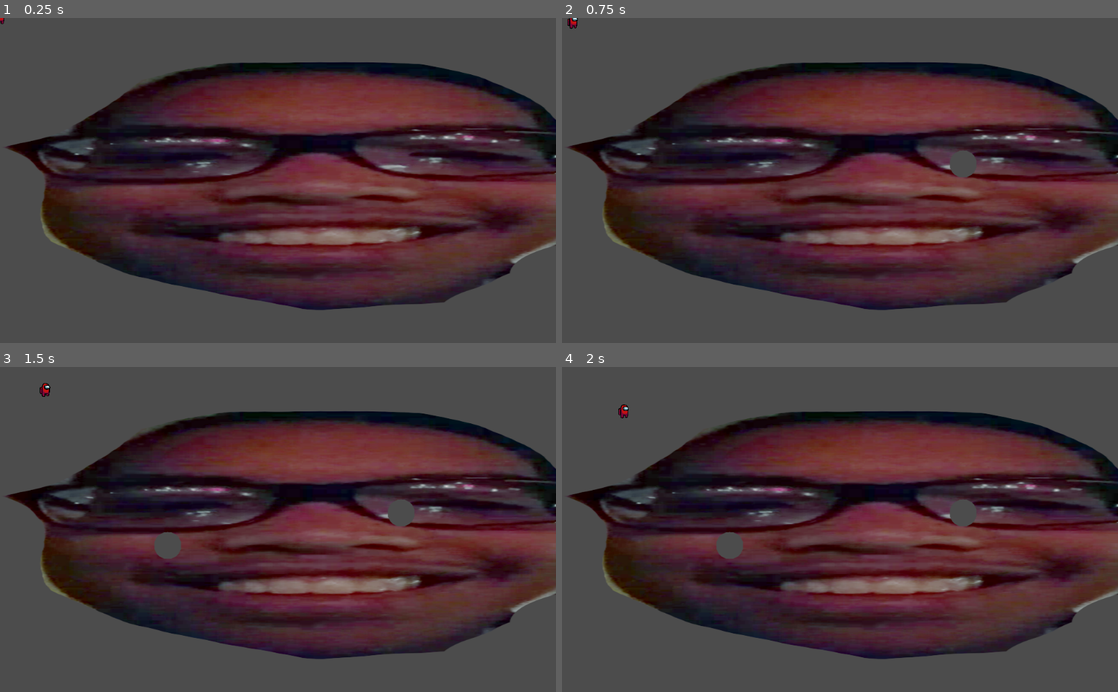
Above: before the commit, frames 1-4 (two rows, left to right).
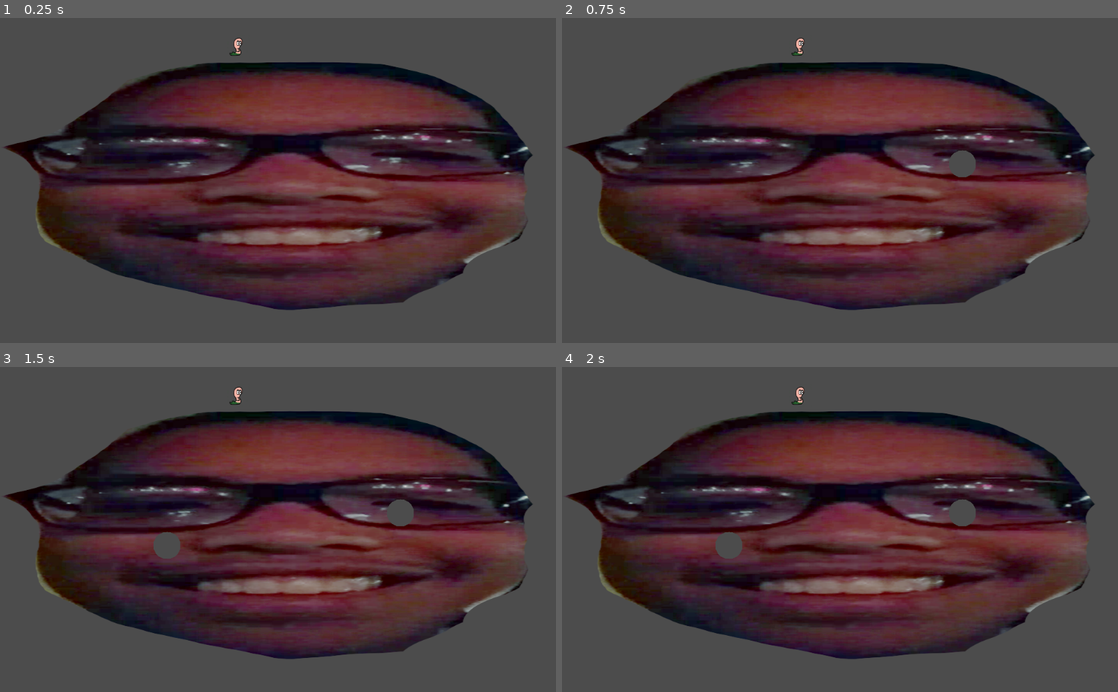
Above: after the commit, the same moments.

Repository: kevinmccall/Worms-clone
Game: Godot game, scene res://testign/Test.tscn
Same seed, same stepped clock (60 frames per second), same inputs: the game is played once before the commit and once after it.
Inputs (mouse positions are in pixels of both pictures, inside the frame that each line leads up to):
- Up to frame 1 (0.25 s): no input
- Up to frame 2 (0.75 s): tap Enter at 0.5 s; move the mouse to (962, 164) at 0.52 s; press the mouse at (962, 164) at 0.53 s; hold D (right) from 0.53 s (still down)
- Up to frame 3 (1.5 s): move the mouse to (166, 545) at 1.27 s; release D (right) at 1.28 s; release the mouse at (166, 545) at 1.28 s; hold S (down) from 1.28 s (still down); click (166, 545) at 1.35 s
- Up to frame 4 (2 s): keep holding S (down)

The runs differ from the first frame. In frame 1, 19% of the frame differs, in the area x 0-100%, y 0-90%; in frame 2, 19%; in frame 3, 19%; in frame 4, 19%.
Error after the commit: Parse Error: Expected an indented block after "if". (res://StateMachine/States/walking.gd:15)

Commit message:
working on worm state machine

Diff:
--- a/Map/Map.gd
+++ b/Map/Map.gd
@@ -16,12 +16,15 @@
 var pos_to_chunk = {}
 var mask : Image
 var mask_texture : ImageTexture
+#var chunk_thread : Thread
 
 func _ready():
 	resize_image()
 	generate_chunks()
 	init_visuals()
 	move(global_position)
+
+#	chunk_thread = Thread.new()
 
 
 	## DELET THIS
@@ -68,15 +71,14 @@
 
 	update()
 
-func update_chunks():
+func update_chunks(aaaaaaaafake_args):
 	while chunks_needing_update != []:
 		var chunk = chunks_needing_update.pop_front()
 		var rect = chunk.get_rect()
 		rect.position -= global_position
 		var bitmap_section = BitmapHelper.get_bitmap_rect(bitmap, rect)
 		chunk.recalculate_collisions(bitmap_section)
-		var image = BitmapHelper.bitmap_to_image(bitmap_section)
-		set_visuals(image, chunk.global_position)
+		set_visuals(bitmap_section, chunk.global_position)
 
 
 func get_chunk_at_point(point):
@@ -116,10 +118,11 @@
 func explode(pos : Vector2, radius : int):
 	var explosion_points = get_circle_points(pos, radius)
 	set_bitmap_points(bitmap, explosion_points, false)
-	update_chunks()
+#	chunk_thread.start(self, "update_chunks")
+	update_chunks("aaa")
 
-
-func set_visuals(image : Image, pos : Vector2):
+func set_visuals(bm : BitMap, pos : Vector2):
+	var image = BitmapHelper.bitmap_to_image(bm)
 	mask.blit_rect(image, Rect2(Vector2.ZERO, image.get_size()), pos)
 	mask_texture.set_data(mask)
 	material.set_shader_param("mask", mask_texture)
@@ -129,8 +132,14 @@
 	mask_texture = ImageTexture.new()
 	mask = Image.new()
 	mask.copy_from(map_image)
+	mask.convert(Image.FORMAT_LA8)
 	mask_texture.create_from_image(mask)
 	material.set_shader_param("mask", mask_texture)
+
+
+#func _exit_tree():
+#	chunk_thread.wait_to_finish()
+
 
 ## DELET THIS
 #func testing():
--- a/StateMachine/State.gd
+++ b/StateMachine/State.gd
@@ -1,13 +1,16 @@
 extends Node
+class_name State
 
-func _state_logic(delta):
+var character : KinematicBody2D
+
+func _state_logic(delta, input):
 	pass
 
-func _get_transition(delta):
+func _get_transition():
 	return null
 
-func _enter_state(new_state, old_state):
+func _enter_state():
 	pass
 
-func _exit_state(new_state, old_state):
+func _exit_state():
 	pass
--- a/StateMachine/StateMachine.gd
+++ b/StateMachine/StateMachine.gd
@@ -1,29 +1,36 @@
 extends Node
 class_name StateMachine
 
-var state = null setget set_state
-var states = {}
+export var starting_state : NodePath
+
+var state : State setget set_state
+var states = []
 var previous_state = null
+onready var target = get_parent()
+
+func _ready():
+	for state in get_children():
+		state.character = target
+	set_state(get_node(starting_state))
+	yield(target, "ready")
+
 
 func _physics_process(delta):
-	state._state_logic(delta)
-	var transition = state._get_transition(delta)
+
+	if state == null:
+		return
+
+	state._state_logic(delta, target.get_input())
+	var transition = state._get_transition()
 	if transition != null:
 		set_state(transition)
 
 func set_state(new_state):
-	if new_state == null:
-		print("failed switch state")
-		return -1
+	if state != null:
+		state._exit_state()
 
 	previous_state = state
 	state = new_state
 
-	if previous_state != null:
-		state._exit_state(state, previous_state)
-	state._enter_state(state, previous_state)
-
-func add_children_states():
-	for i in range(get_child_count()):
-		var current_child = get_child(i)
-		states[current_child] = i
+	if state != null:
+		state._enter_state()
--- /dev/null
+++ b/StateMachine/States/walking.gd
@@ -0,0 +1,22 @@
+extends State
+
+var velocity = Vector2.ZERO
+var speed = 50
+const gravity = -9.81
+
+func _state_logic(delta, input):
+	velocity.x = input.x * speed
+	velocity.y -= gravity
+	velocity = character.move_and_slide(velocity)
+
+	if velocity.x > 0:
+
+
+func _get_transition():
+	return null
+
+func _enter_state():
+	pass
+
+func _exit_state():
+	pass
--- a/Worm/Worm.gd
+++ b/Worm/Worm.gd
@@ -2,30 +2,19 @@
 class_name Worm
 
 var input
-var current_state = States.WALKING
 var velocity
 var health
-
-enum States {WALKING, SWINGING}
+onready var state_machine = $StateMachine
 
 func _process(delta):
 	input = get_input()
 	velocity = input * Vector2(1, 0)
-
 
 func get_input():
 	var inp = Vector2.ZERO
 	inp.x = Input.get_action_strength("right") - Input.get_action_strength("left")
 	inp.y = Input.get_action_strength("down") - Input.get_action_strength("up")
 	return inp
-
-func process_state():
-	match current_state:
-		States.WALKING:
-#			move_and_slide_with_snap(velcocity, )
-			pass
-		States.SWINGING:
-			pass
 
 func damage(dmg):
 	health -= dmg
--- a/Worm/Worm.tscn
+++ b/Worm/Worm.tscn
@@ -1,68 +1,35 @@
-[gd_scene load_steps=20 format=2]
+[gd_scene load_steps=6 format=2]
 
-[ext_resource path="res://etc/mungus sprites/Walk/walkcolor0004.png" type="Texture" id=1]
+[ext_resource path="res://Worm/wormy griffin.png" type="Texture" id=1]
 [ext_resource path="res://Worm/Worm.gd" type="Script" id=2]
-[ext_resource path="res://Worm/WormStateMachine.gd" type="Script" id=3]
-[ext_resource path="res://etc/mungus sprites/Walk/walkcolor0010.png" type="Texture" id=4]
-[ext_resource path="res://etc/mungus sprites/Walk/walkcolor0003.png" type="Texture" id=5]
-[ext_resource path="res://etc/mungus sprites/Walk/walkcolor0006.png" type="Texture" id=6]
-[ext_resource path="res://etc/mungus sprites/Walk/walkcolor0001.png" type="Texture" id=7]
-[ext_resource path="res://etc/mungus sprites/Walk/walkcolor0002.png" type="Texture" id=8]
-[ext_resource path="res://etc/mungus sprites/Walk/walkcolor0008.png" type="Texture" id=9]
-[ext_resource path="res://etc/mungus sprites/Walk/walkcolor0007.png" type="Texture" id=10]
-[ext_resource path="res://etc/mungus sprites/Walk/walkcolor0012.png" type="Texture" id=11]
-[ext_resource path="res://etc/mungus sprites/Walk/walkcolor0005.png" type="Texture" id=12]
-[ext_resource path="res://etc/mungus sprites/Walk/walkcolor0011.png" type="Texture" id=13]
-[ext_resource path="res://etc/mungus sprites/Walk/walkcolor0009.png" type="Texture" id=14]
-[ext_resource path="res://etc/mungus sprites/idle.png" type="Texture" id=15]
+[ext_resource path="res://StateMachine/StateMachine.gd" type="Script" id=3]
+[ext_resource path="res://StateMachine/States/walking.gd" type="Script" id=4]
 
 [sub_resource type="CapsuleShape2D" id=1]
 radius = 8.13815
 height = 15.8587
 
-[sub_resource type="Shader" id=3]
-code = "shader_type canvas_item;
-
-	void fragment()
-	{
-	}"
-
-[sub_resource type="ShaderMaterial" id=4]
-shader = SubResource( 3 )
-
-[sub_resource type="SpriteFrames" id=2]
-animations = [ {
-"frames": [ ExtResource( 15 ) ],
-"loop": true,
-"name": "Idle",
-"speed": 5.0
-}, {
-"frames": [ ExtResource( 7 ), ExtResource( 8 ), ExtResource( 5 ), ExtResource( 1 ), ExtResource( 12 ), ExtResource( 6 ), ExtResource( 10 ), ExtResource( 9 ), ExtResource( 14 ), ExtResource( 4 ), ExtResource( 13 ), ExtResource( 11 ) ],
-"loop": true,
-"name": "Walking",
-"speed": 12.0
-} ]
-
 [node name="Worm" type="KinematicBody2D"]
 script = ExtResource( 2 )
+
+[node name="StateMachine" type="Node" parent="."]
+script = ExtResource( 3 )
+starting_state = NodePath("Walking")
+
+[node name="Walking" type="Node" parent="StateMachine"]
+script = ExtResource( 4 )
 
 [node name="CollisionShape2D" type="CollisionShape2D" parent="."]
 shape = SubResource( 1 )
 
 [node name="Body" type="Node2D" parent="."]
 
-[node name="AnimatedSprite" type="AnimatedSprite" parent="Body"]
-material = SubResource( 4 )
-frames = SubResource( 2 )
-animation = "Walking"
-frame = 4
-playing = true
+[node name="Sprite" type="Sprite" parent="Body"]
+scale = Vector2( 0.631671, 0.631671 )
+texture = ExtResource( 1 )
 
 [node name="Gun" type="Position2D" parent="."]
 
 [node name="RayCast2D" type="RayCast2D" parent="."]
 enabled = true
 cast_to = Vector2( 0, 1000 )
-
-[node name="StateMachine" type="Node" parent="."]
-script = ExtResource( 3 )
--- a/Worm/WormStateMachine.gd
+++ /dev/null
@@ -1,27 +0,0 @@
-extends "res://StateMachine.gd"
-
-func _ready():
-	add_state("Grounded")
-	add_state("InAir")
-	add_state("NinjaRoping")
-
-func _state_logic(delta):
-	if state == null:
-		return
-
-	match state:
-		states.Grounded:
-			pass
-		states.InAir:
-			pass
-		states.NinjaRoping:
-			pass
-
-func _get_transition(delta):
-	if
-
-func _enter_state(new_state, old_state):
-	pass
-
-func _exit_state(new_state, old_state):
-	pass
--- a/etc/BitmapHelper.gd
+++ b/etc/BitmapHelper.gd
@@ -4,12 +4,13 @@
 func get_bitmap_rect(original_bitmap : BitMap, rect : Rect2):
 	var bm = BitMap.new()
 	bm.create(rect.size)
+	var original_bm_size = original_bitmap.get_size()
 
 	for x in range(rect.size.x):
 		for y in range(rect.size.y):
 			var pos = Vector2(x,y)
 			var bitmap_target = pos + rect.position
-			if (pos + rect.position).x >= original_bitmap.get_size().x or (pos + rect.position).y >= original_bitmap.get_size().y:
+			if bitmap_target.x >= original_bm_size.x or bitmap_target.y >= original_bm_size.y:
 				bm.set_bit(pos, false)
 				continue
 			bm.set_bit(pos, original_bitmap.get_bit(bitmap_target))
@@ -25,9 +26,10 @@
 	if error != OK:
 		print("uh oh, stinky, %s" % error)
 
+
 func bitmap_to_image(bm : BitMap):
 	var image = Image.new()
-	image.create(bm.get_size().x, bm.get_size().y, false, Image.FORMAT_RGBA8)
+	image.create(bm.get_size().x, bm.get_size().y, false, Image.FORMAT_LA8)
 	image.lock()
 	for x in range(bm.get_size().x):
 		for y in range(bm.get_size().y):
--- a/project.godot
+++ b/project.godot
@@ -25,6 +25,11 @@
 "path": "res://ExplosionShape.gd"
 }, {
 "base": "Node",
+"class": "State",
+"language": "GDScript",
+"path": "res://StateMachine/State.gd"
+}, {
+"base": "Node",
 "class": "StateMachine",
 "language": "GDScript",
 "path": "res://StateMachine/StateMachine.gd"
@@ -38,6 +43,7 @@
 "Chunk": "",
 "ExplosionCircle": "",
 "ExplosionShape": "",
+"State": "",
 "StateMachine": "",
 "Worm": ""
 }
--- a/testign/Test.tscn
+++ b/testign/Test.tscn
@@ -1,6 +1,6 @@
 [gd_scene load_steps=5 format=2]
 
-[ext_resource path="res://etc/CollisionTester.tscn" type="PackedScene" id=1]
+[ext_resource path="res://Worm/Worm.tscn" type="PackedScene" id=1]
 [ext_resource path="res://Map/MapImages/leeeeeiiii.png" type="Texture" id=2]
 [ext_resource path="res://Map/Map.tscn" type="PackedScene" id=4]
 [ext_resource path="res://testign/Test.gd" type="Script" id=5]
@@ -8,9 +8,9 @@
 [node name="Test" type="Node2D"]
 script = ExtResource( 5 )
 
-[node name="CollisionTester" parent="." instance=ExtResource( 1 )]
+[node name="Map" parent="." instance=ExtResource( 4 )]
+scale = Vector2( 1.6, 0.5 )
+texture = ExtResource( 2 )
 
-[node name="Map" parent="." instance=ExtResource( 4 )]
-position = Vector2( 2.37842, -1 )
-scale = Vector2( 1.75872, 0.5 )
-texture = ExtResource( 2 )
+[node name="Worm" parent="." instance=ExtResource( 1 )]
+position = Vector2( 439.71, 52.3842 )
Binary file added: Worm/wormy griffin.png
